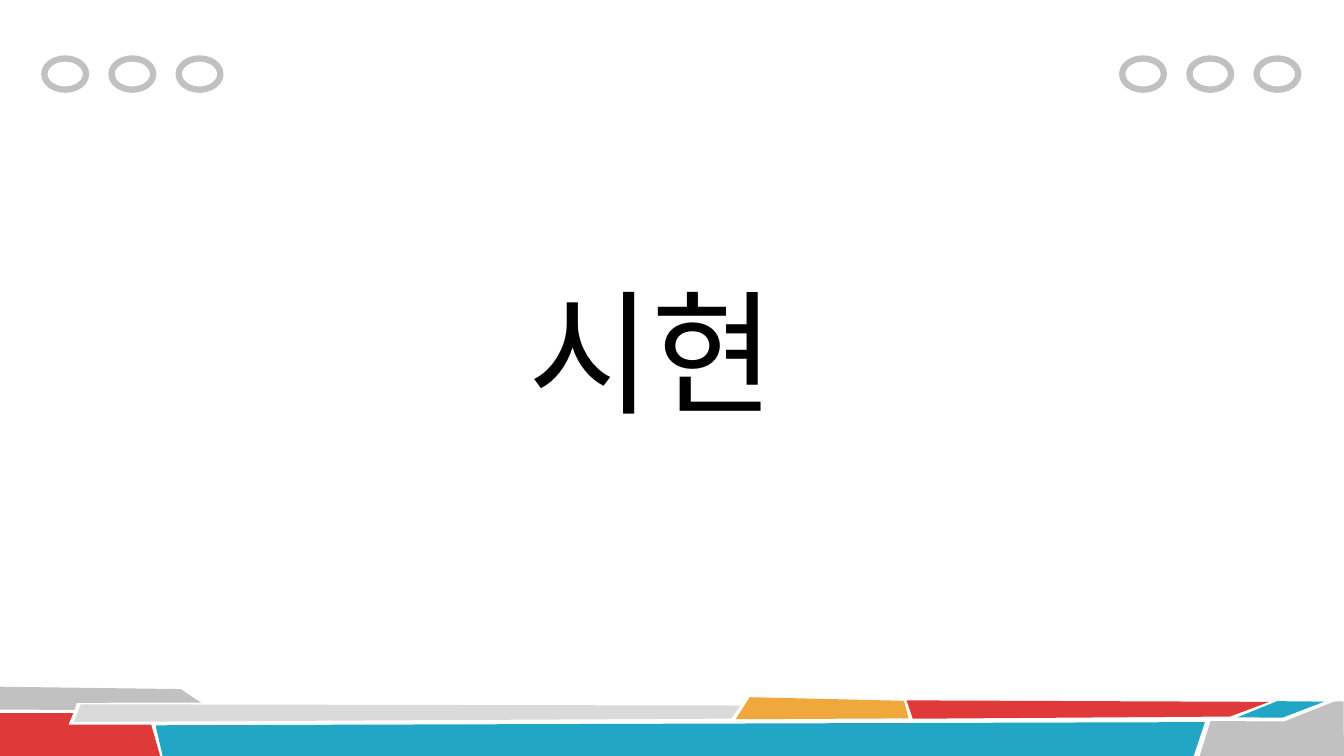
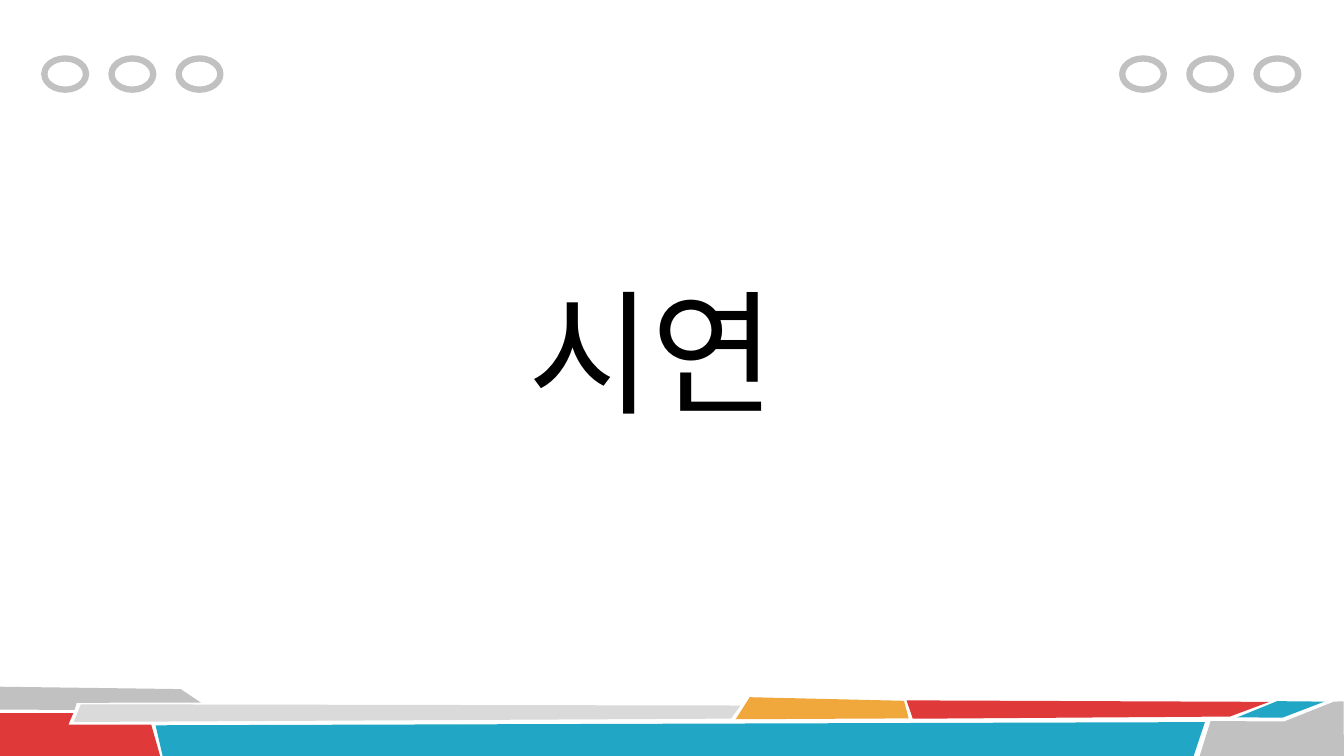
Before and after one commit to daekyum02/KDK_PROJECT, a slide deck: slide 12 of 김대겸_프로젝트.pptx. Drawn at 1344x756 pixels with LibreOffice and Linux fonts; fonts in the diff are those of the drawing. Boxes give left, top, right and bottom in pixels: in the first picture for what was removed or moved away, otherwise in the second. Text is boxed around its words. In the diff, an @@ line names an element or a change of style, - is before the commit and + after.

```diff
--- a/김대겸_프로젝트.pptx
+++ b/김대겸_프로젝트.pptx
@@ text at (528,292,775,414): text changed @@
-시현
+시연
```
Also in this commit, not shown: 2 other slides changed.
